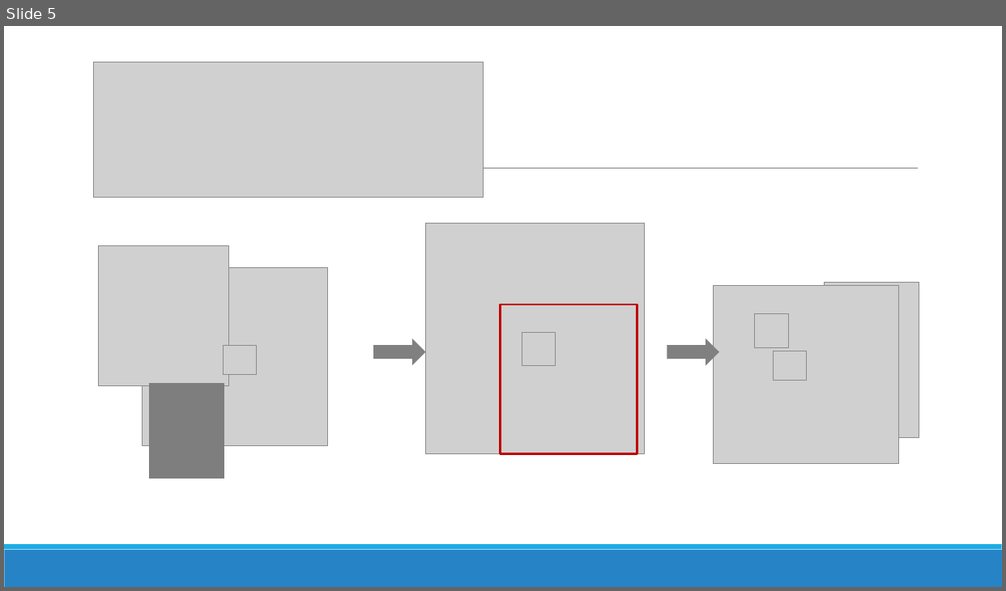
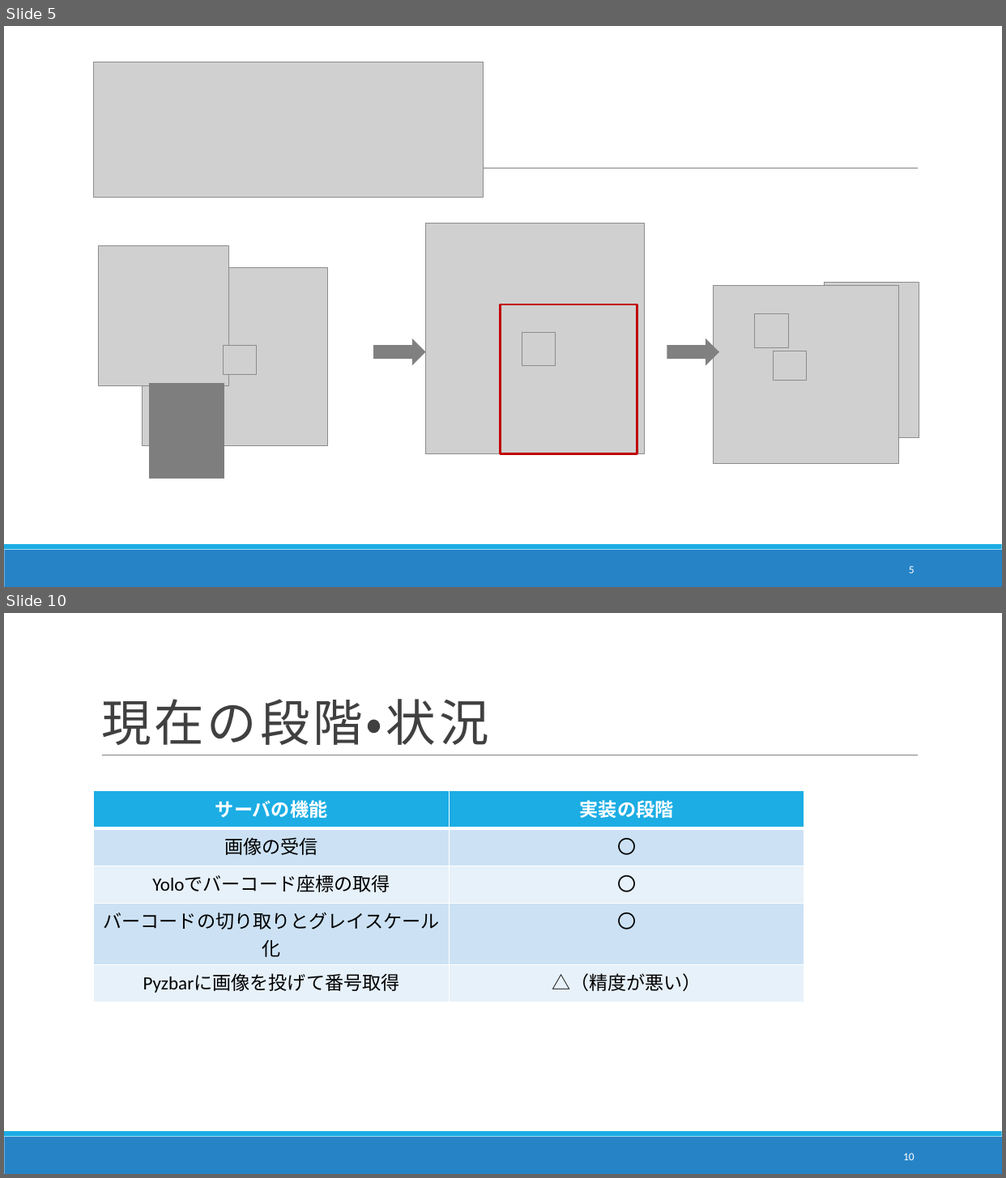
Before and after one commit to DJ956/YoloBarcodeReader, a slide deck: プレゼン/中間報告_danbara.pptx. Shown one above the other, each under a label of ours: slide 5 before the commit, slides 5 and 10 after it; the slides between them are not shown. The pictures are 1006x591 and 1006x1178 pixels, drawn with LibreOffice and Linux fonts; fonts in the diff are those of the drawing; grey boxes stand for pictures; background and template pictures are left out. Boxes give left, top, right and bottom in pixels: in the first picture for what was removed or moved away, otherwise in the second. Text is boxed around its words. In the diff, an @@ line names an element or a change of style, - is before the commit and + after.

```diff
--- a/プレゼン/中間報告_danbara.pptx
+++ b/プレゼン/中間報告_danbara.pptx
@@ slide 10 added at [4,613,1002,1174], background #FFFFFF; not listed: 3 template elements that a slide beside it also shows @@
@@ title added at [101,699,488,745], 48 pt, text #404040 @@
+現在の段階・状況
@@ table added at [94,791,805,996], 5 rows, 2 columns @@
+サーバの機能 | 実装の段階
+画像の受信 | 〇
+Yoloでバーコード座標の取得 | 〇
+バーコードの切り取りとグレイスケール化 | 〇
+Pyzbarに画像を投げて番号取得 | △（精度が悪い）
@@ page number added at [903,1153,914,1161], 10.5 pt, text #FFFFFF @@
+10
@@ slide 5 changed as well @@
@@ page number added at [909,566,914,574], 10.5 pt, text #FFFFFF @@
+5
```
Also in this commit, not shown: 7 other slides changed, 2 other slides added, 6 slides removed.
